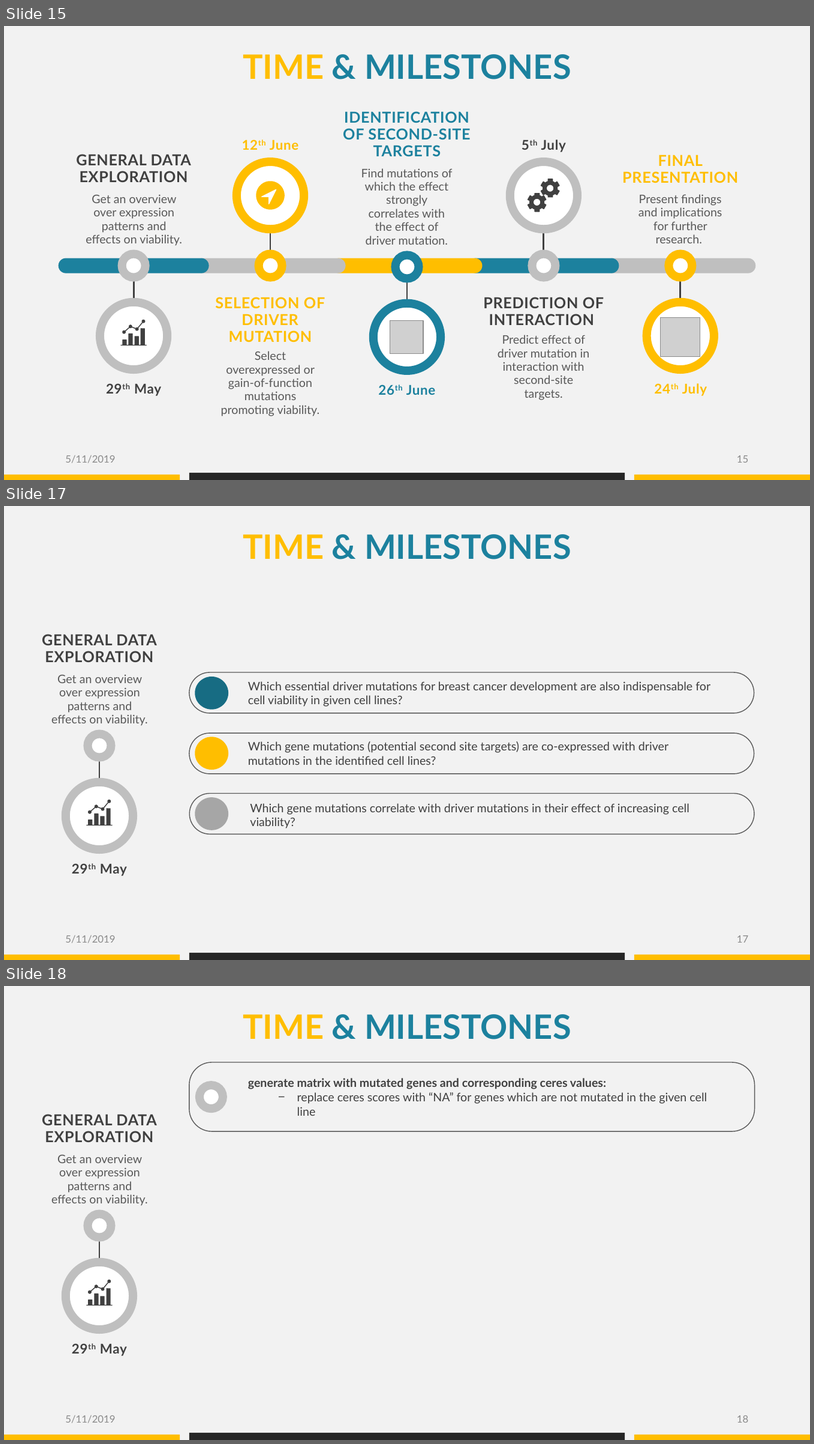
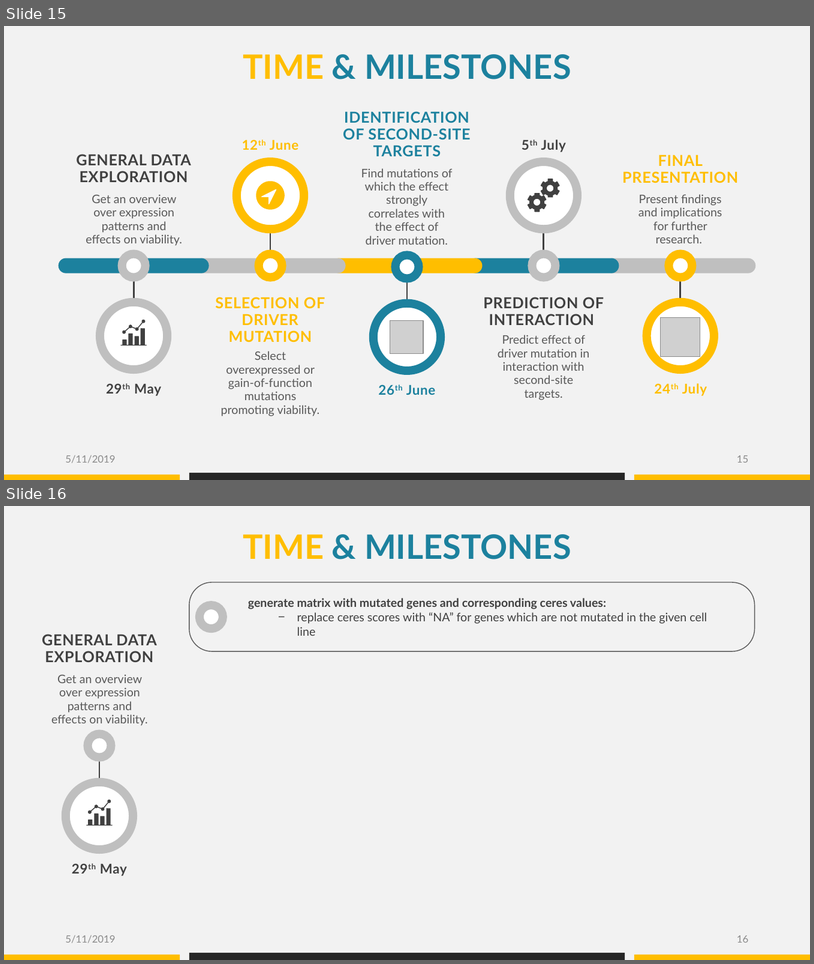
Before and after one commit to datascience-mobi/group-04-project-1-4, a slide deck: Project proposal_presentation_V1.pptx. Shown one above the other, each under a label of ours: slides 15, 17 and 18 before the commit, slides 15 and 16 after it; the slides between them are not shown. The pictures are 814x1444 and 814x964 pixels, drawn with LibreOffice and Linux fonts; fonts in the diff are those of the drawing; grey boxes stand for pictures. Boxes give left, top, right and bottom in pixels: in the first picture for what was removed or moved away, otherwise in the second. Text is boxed around its words. In the diff, an @@ line names an element or a change of style, - is before the commit and + after.

```diff
--- a/Project proposal_presentation_V1.pptx
+++ b/Project proposal_presentation_V1.pptx
@@ slide 17 removed at bbox=[4, 506, 810, 960], background #F2F2F2 @@
@@ text removed at bbox=[243, 534, 572, 559] @@
-TIME & MILESTONES
@@ rounded rectangle removed at bbox=[189, 672, 754, 713] @@
@@ ellipse removed at bbox=[195, 676, 228, 709] @@
@@ text removed at bbox=[248, 681, 711, 706] @@
-Which essential driver mutations for breast cancer development are also indispensable for cell viability in given cell lines?
@@ rounded rectangle removed at bbox=[189, 733, 754, 774] @@
@@ ellipse removed at bbox=[195, 736, 228, 769] @@
@@ text removed at bbox=[248, 741, 669, 765] @@
-Which gene mutations (potential second site targets) are co-expressed with driver mutations in the identified cell lines?
@@ rounded rectangle removed at bbox=[190, 793, 755, 834] @@
@@ group removed at bbox=[42, 634, 156, 876]: 3 texts, 2 ellipses, 2 freeform shapes, 1 line @@
-GENERAL DATA EXPLORATION
-Get an overview over expression patterns and effects on viability.
-29th May
@@ ellipse removed at bbox=[195, 797, 228, 829] @@
@@ text removed at bbox=[250, 803, 690, 828] @@
-Which gene mutations correlate with driver mutations in their effect of increasing cell viability?
@@ text removed at bbox=[65, 935, 115, 943] @@
-5/11/2019
@@ page number removed at bbox=[737, 935, 749, 942] @@
-17
@@ rectangle removed at bbox=[4, 954, 180, 960] @@
@@ rectangle removed at bbox=[189, 952, 624, 960] @@
@@ rectangle removed at bbox=[635, 954, 810, 960] @@
@@ what was slide 18 is now slide 16 @@
@@ page number at bbox=[737, 935, 749, 942]: text changed @@
-18
+16
```
Also in this commit, not shown: 6 slides changed, 3 slides added, 1 other slide removed.
